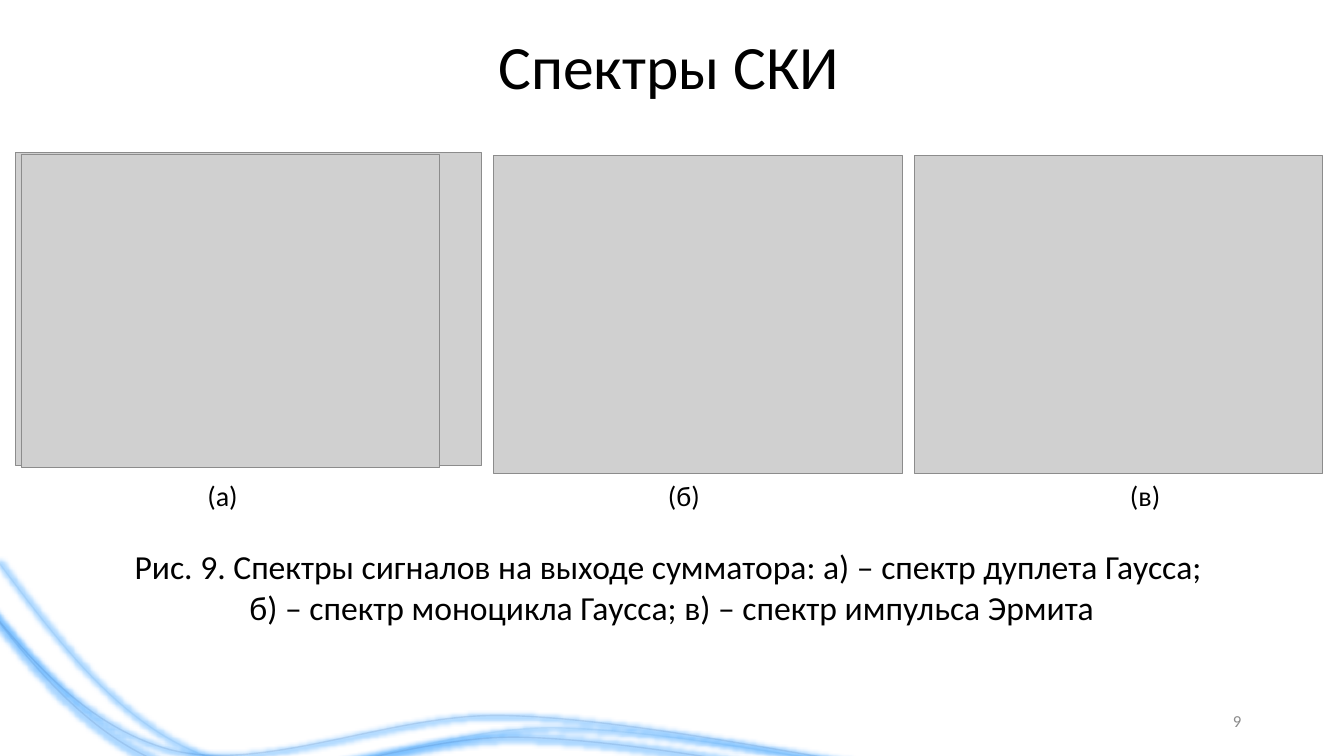
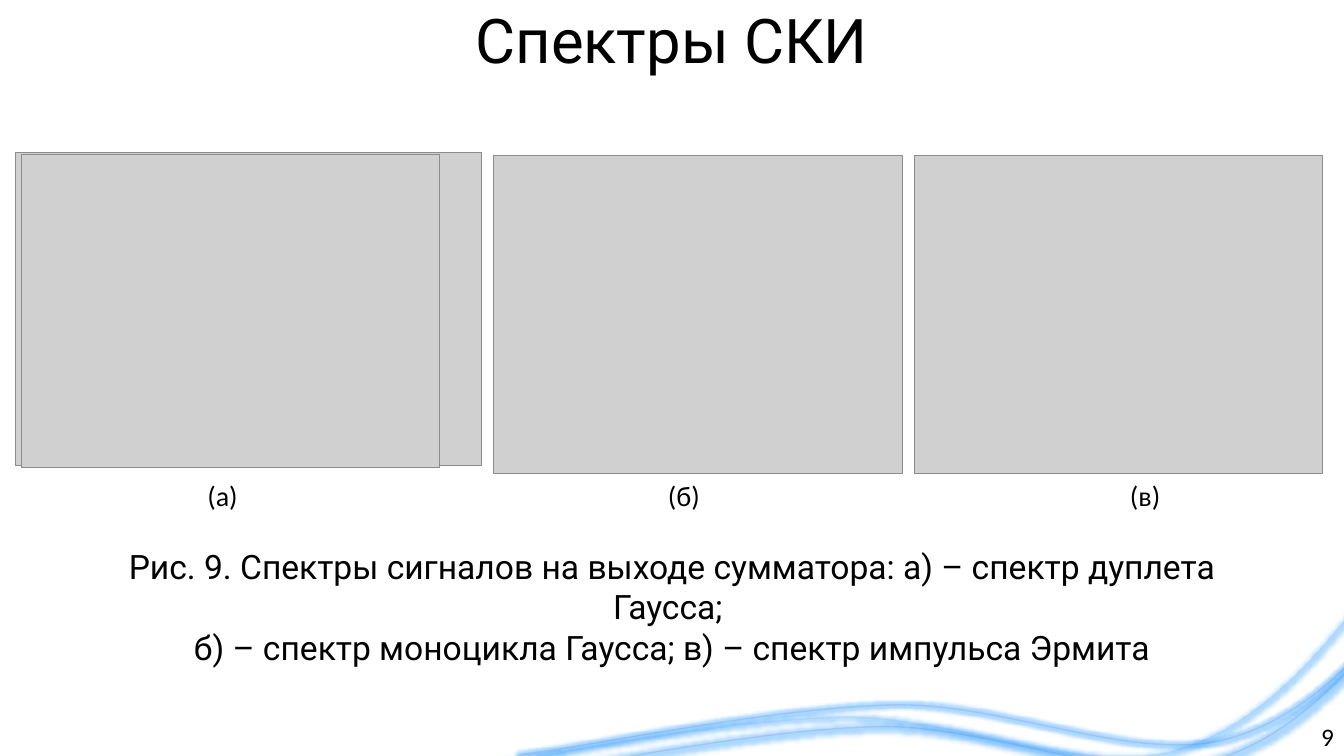
Before and after one commit to liveinscarlet/Study, a slide deck: slide 9 of Диссертация и предзащита/Презентация для предзащиты.pptx. Drawn at 1344x756 pixels with LibreOffice and Linux fonts; fonts in the diff are those of the drawing; grey boxes stand for pictures; background and template pictures are left out. Boxes give left, top, right and bottom in pixels: in the first picture for what was removed or moved away, otherwise in the second. Text is boxed around its words. In the diff, an @@ line names an element or a change of style, - is before the commit and + after.

```diff
--- a/Диссертация и предзащита/Презентация для предзащиты.pptx
+++ b/Диссертация и предзащита/Презентация для предзащиты.pptx
@@ title "Спектры СКИ" at box(476, 18, 868, 76): font Calibri to Roboto @@
@@ title "Спектры СКИ": place and size @@
-title "Спектры СКИ" at box(498, 49, 839, 99)
+title "Спектры СКИ" at box(476, 18, 868, 76)
@@ freeform shape: place and size @@
-freeform shape at box(0, 549, 877, 756)
+freeform shape at box(520, 538, 1344, 755)
@@ text "Рис. 9. Спектры сигналов на ..." at box(129, 552, 1215, 668): font Calibri to Roboto @@
@@ freeform shape: place and size @@
-freeform shape at box(0, 562, 932, 756)
+freeform shape at box(466, 551, 1344, 756)
@@ freeform shape: place and size @@
-freeform shape at box(0, 571, 893, 756)
+freeform shape at box(503, 561, 1344, 756)
@@ page number: place and size @@
-page number at box(1233, 716, 1241, 727)
+page number at box(1321, 729, 1334, 746)
@@ page number at box(1321, 729, 1334, 746): size 12 to 18 pt, text colour #8C8C8C to #000000 @@
```
Also in this commit, not shown: 14 other slides changed, 1 slide added, 1 slide removed, 2 other files.
